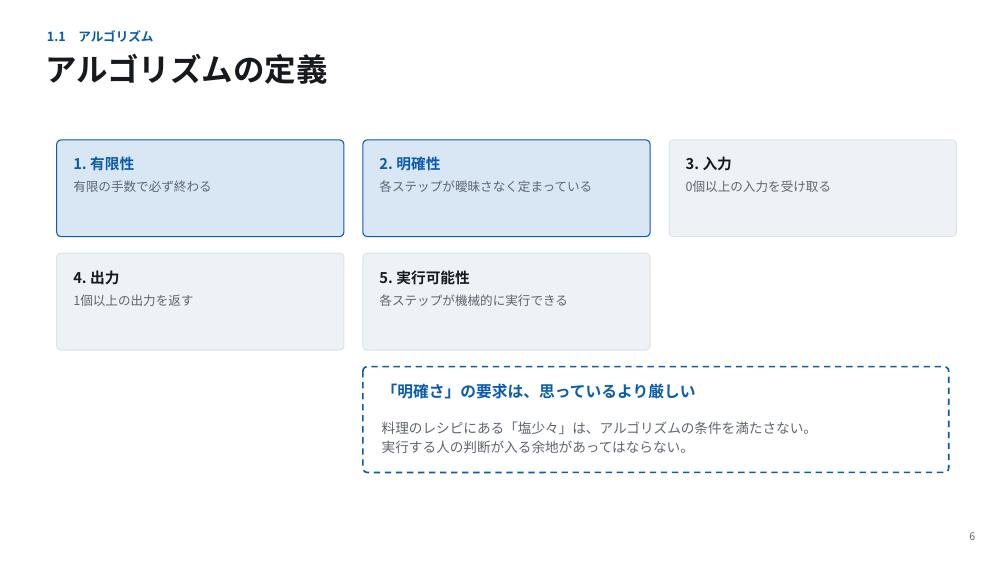
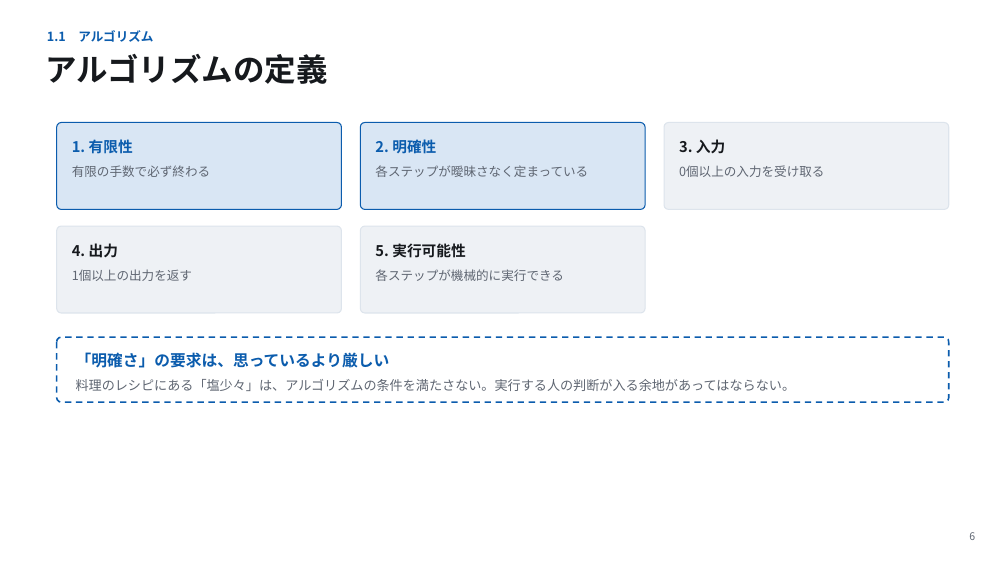
Before and after one commit to koide55/CompOutline, a slide deck: slide 6 of slides/第01回_計算とは何か.pptx. Drawn at 1008x567 pixels with LibreOffice and Linux fonts; fonts in the diff are those of the drawing. Boxes give left, top, right and bottom in pixels: in the first picture for what was removed or moved away, otherwise in the second. Text is boxed around its words. In the diff, an @@ line names an element or a change of style, - is before the commit and + after.

```diff
--- a/slides/第01回_計算とは何か.pptx
+++ b/slides/第01回_計算とは何か.pptx
@@ rounded rectangle: place and size @@
-rounded rectangle at [57,140,344,237]
+rounded rectangle at [57,123,342,209]
@@ text "1. 有限性": place and size @@
-text "1. 有限性" at [73,156,134,170]
+text "1. 有限性" at [72,139,133,154]
@@ rounded rectangle: place and size @@
-rounded rectangle at [363,140,650,237]
+rounded rectangle at [361,123,646,209]
@@ text "2. 明確性" rewrapped from [379,156,440,170] to [375,137,436,156] @@
@@ rounded rectangle: place and size @@
-rounded rectangle at [669,140,957,237]
+rounded rectangle at [664,123,949,209]
@@ text "3. 入力": place and size @@
-text "3. 入力" at [686,156,732,170]
+text "3. 入力" at [679,139,725,153]
@@ text "有限の手数で必ず終わる": place and size @@
-text "有限の手数で必ず終わる" at [73,180,211,192]
+text "有限の手数で必ず終わる" at [72,165,210,177]
@@ text "各ステップが曖昧さなく定まっている": place and size @@
-text "各ステップが曖昧さなく定まっている" at [379,180,592,192]
+text "各ステップが曖昧さなく定まっている" at [375,165,588,177]
@@ text "0個以上の入力を受け取る": place and size @@
-text "0個以上の入力を受け取る" at [686,180,831,192]
+text "0個以上の入力を受け取る" at [679,165,824,177]
@@ rounded rectangle: place and size @@
-rounded rectangle at [57,253,344,350]
+rounded rectangle at [57,226,342,313]
@@ text "4. 出力": place and size @@
-text "4. 出力" at [73,270,119,285]
+text "4. 出力" at [72,243,118,258]
@@ rounded rectangle: place and size @@
-rounded rectangle at [363,253,650,350]
+rounded rectangle at [361,226,646,313]
@@ text "5. 実行可能性": place and size @@
-text "5. 実行可能性" at [379,270,470,285]
+text "5. 実行可能性" at [375,243,466,258]
@@ text "1個以上の出力を返す": place and size @@
-text "1個以上の出力を返す" at [73,294,193,306]
+text "1個以上の出力を返す" at [72,269,192,281]
@@ line spacing 1 to 16pt in 5 elements at [72,165,210,177], [375,165,588,177], [679,165,824,177], [72,269,192,281], [375,269,564,281] @@
@@ text "各ステップが機械的に実行できる": place and size @@
-text "各ステップが機械的に実行できる" at [379,294,568,306]
+text "各ステップが機械的に実行できる" at [375,269,564,281]
@@ proportions changed in 6 elements at [57,123,342,209], [361,123,646,209], [664,123,949,209], [57,226,342,313], [361,226,646,313], [57,337,949,402] @@
@@ rounded rectangle: place and size @@
-rounded rectangle at [363,367,949,473]
+rounded rectangle at [57,337,949,402]
@@ text "「明確さ」の要求は、思っているより厳しい": place and size @@
-text "「明確さ」の要求は、思っているより厳しい" at [382,383,696,399]
+text "「明確さ」の要求は、思っているより厳しい" at [76,352,390,368]
@@ text at [76,379,796,391]: text changed; size 13 to 12.5 pt @@
-料理のレシピにある「塩少々」は、アルゴリズムの条件を満たさない。
-実行する人の判断が入る余地があってはならない。
+料理のレシピにある「塩少々」は、アルゴリズムの条件を満たさない。実行する人の判断が入る余地があってはならない。
```
Also in this commit, not shown: 21 other slides changed, 32 other files.
